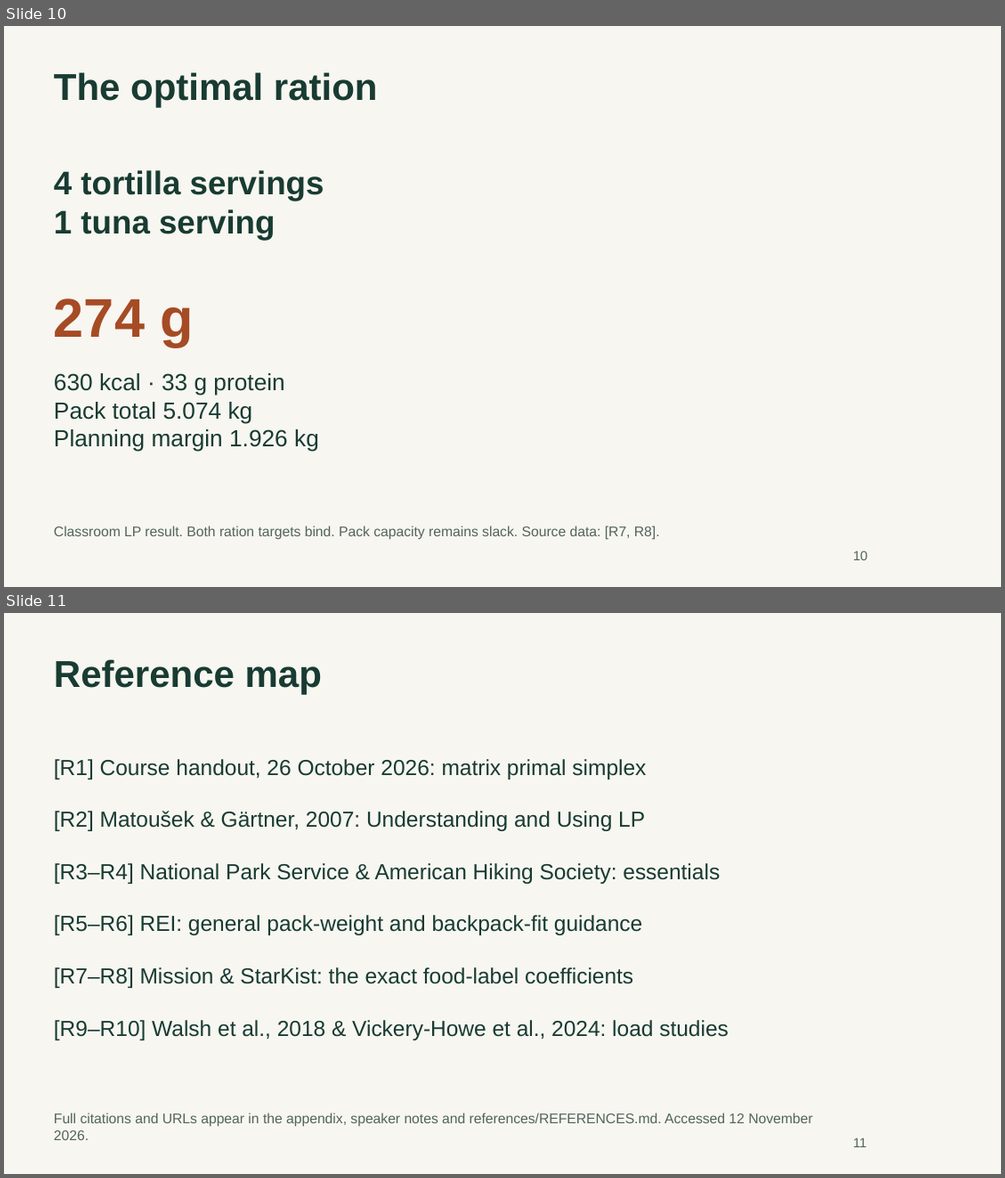
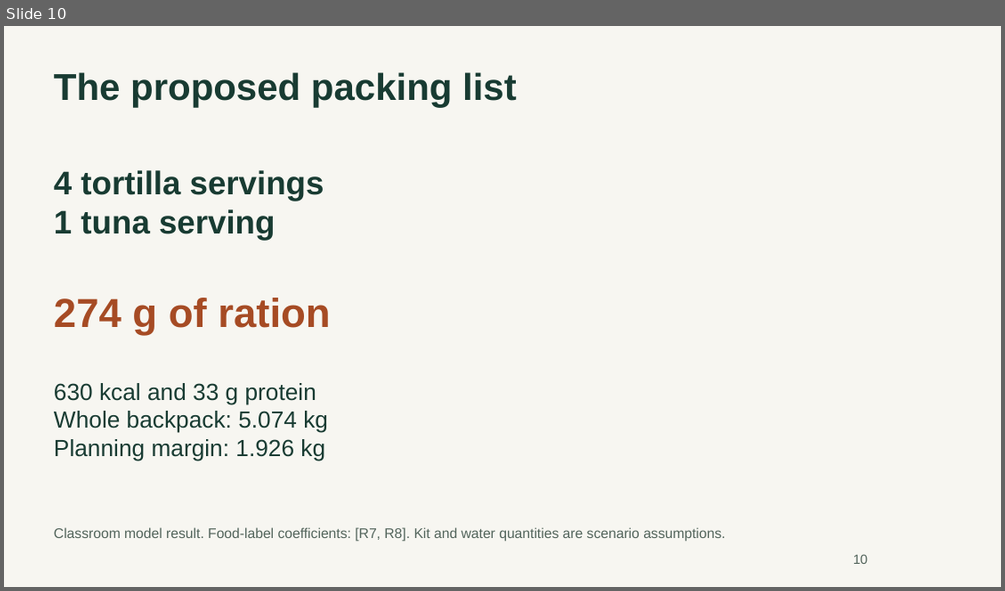
Before and after one commit to mavroul1s/TrailBalance, a slide deck: presentations/milestone-01/TrailBalance-Milestone-01.pptx. Shown one above the other, each under a label of ours: slides 10 and 11 before the commit, slide 10 after it. The pictures are 1005x1178 and 1005x591 pixels, drawn with LibreOffice and Linux fonts; fonts in the diff are those of the drawing. Boxes give left, top, right and bottom in pixels: in the first picture for what was removed or moved away, otherwise in the second. Text is boxed around its words. In the diff, an @@ line names an element or a change of style, - is before the commit and + after.

Commit message:
Focus Trail Balance presentation on the hiking problem and clarify notation

```diff
--- a/presentations/milestone-01/TrailBalance-Milestone-01.pptx
+++ b/presentations/milestone-01/TrailBalance-Milestone-01.pptx
@@ slide 11 removed at (x1=4, y1=613, x2=1001, y2=1174), background #F7F6F1 @@
@@ text removed at (x1=54, y1=659, x2=322, y2=695) @@
-Reference map
@@ text removed at (x1=54, y1=759, x2=646, y2=779) @@
-[R1] Course handout, 26 October 2026: matrix primal simplex
@@ text removed at (x1=54, y1=811, x2=645, y2=831) @@
-[R2] Matoušek & Gärtner, 2007: Understanding and Using LP
@@ text removed at (x1=54, y1=863, x2=720, y2=884) @@
-[R3–R4] National Park Service & American Hiking Society: essentials
@@ text removed at (x1=54, y1=915, x2=642, y2=935) @@
-[R5–R6] REI: general pack-weight and backpack-fit guidance
@@ text removed at (x1=54, y1=967, x2=633, y2=988) @@
-[R7–R8] Mission & StarKist: the exact food-label coefficients
@@ text removed at (x1=54, y1=1020, x2=728, y2=1040) @@
-[R9–R10] Walsh et al., 2018 & Vickery-Howe et al., 2024: load studies
@@ text removed at (x1=54, y1=1112, x2=812, y2=1140) @@
-Full citations and URLs appear in the appendix, speaker notes and references/REFERENCES.md. Accessed 12 November 2026.
@@ text removed at (x1=853, y1=1138, x2=866, y2=1147) @@
-11
@@ slide 10 changed as well @@
@@ text at (x1=54, y1=72, x2=517, y2=108): text changed @@
-The optimal ration
+The proposed packing list
@@ text at (x1=54, y1=297, x2=330, y2=335): text changed; size 52.5 to 39 pt @@
-274 g
+274 g of ration
@@ text at (x1=54, y1=383, x2=328, y2=460): text changed @@
-630 kcal · 33 g protein
-Pack total 5.074 kg
-Planning margin 1.926 kg
+630 kcal and 33 g protein
+Whole backpack: 5.074 kg
+Planning margin: 1.926 kg
@@ text at (x1=54, y1=527, x2=725, y2=541): text changed @@
-Classroom LP result. Both ration targets bind. Pack capacity remains slack. Source data: [R7, R8].
+Classroom model result. Food-label coefficients: [R7, R8]. Kit and water quantities are scenario assumptions.
@@ text "10" moved from (x1=853, y1=550, x2=868, y2=560) to (x1=853, y1=554, x2=868, y2=564) @@
```
Also in this commit, not shown: 9 other slides changed, 10 slides added, 7 other slides removed, 8 other files.
